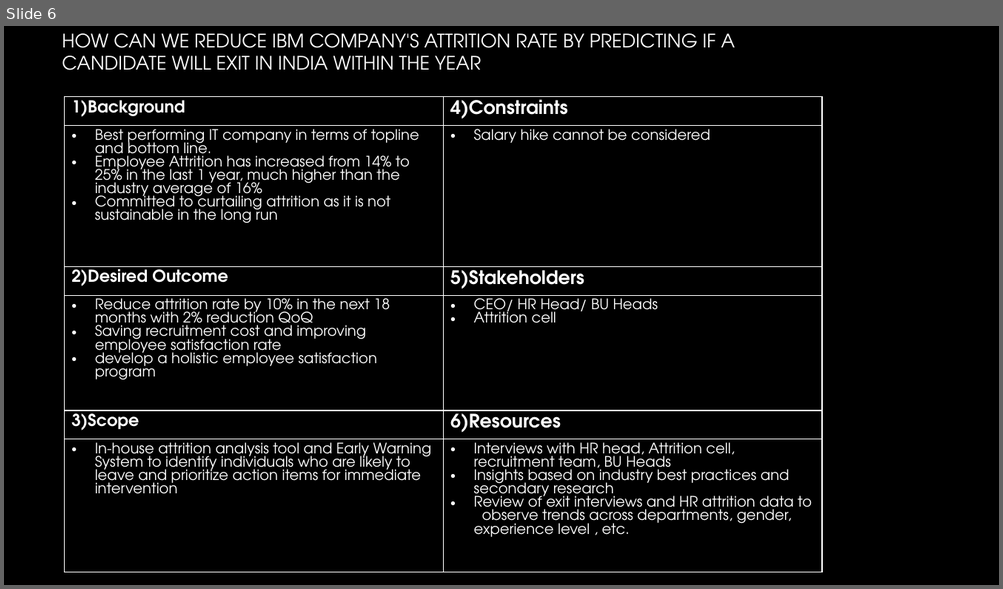
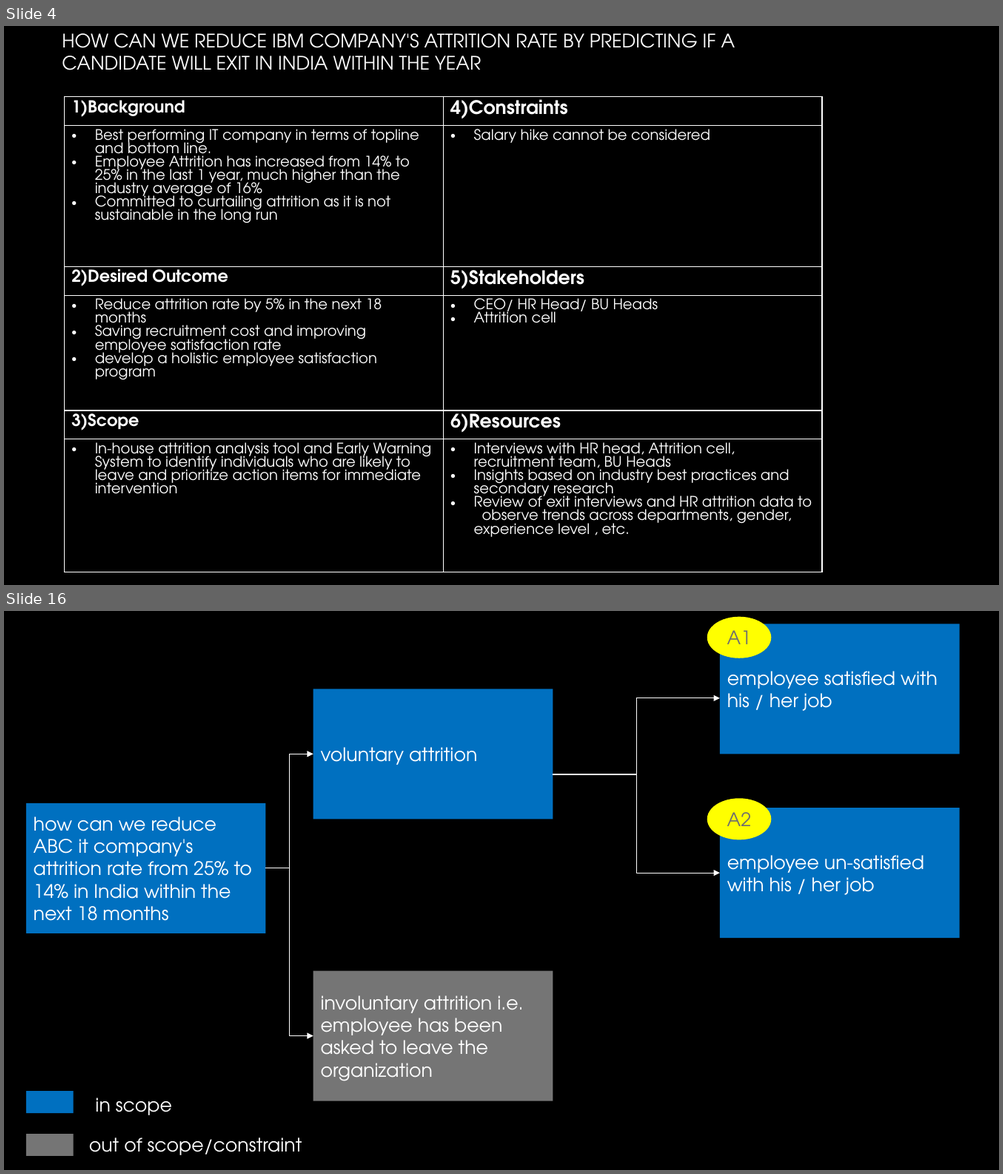
Before and after one commit to mmd52/HR_Employee_Attrition, a slide deck: Attrition Management.pptx. Shown one above the other, each under a label of ours: slide 6 before the commit, slides 4 and 16 after it; the slides between them are not shown. The pictures are 1003x589 and 1003x1174 pixels, drawn with LibreOffice and Linux fonts; fonts in the diff are those of the drawing; background and template pictures are left out. Boxes give left, top, right and bottom in pixels: in the first picture for what was removed or moved away, otherwise in the second. Text is boxed around its words. In the diff, an @@ line names an element or a change of style, - is before the commit and + after.

```diff
--- a/Attrition Management.pptx
+++ b/Attrition Management.pptx
@@ slide 16 added at box(4, 611, 999, 1170), background picture (left out) @@
@@ ellipse added at box(707, 617, 771, 659), fill #FFFF00, 18 pt, text #6F6F6F @@
+A1
@@ rectangle added at box(720, 624, 959, 755), fill #0070C0, 18 pt, text #FFFFFF @@
+employee satisfied with his / her job
@@ rectangle added at box(313, 689, 552, 819), fill #0070C0, 18 pt, text #FFFFFF @@
+voluntary attrition
@@ elbow arrow added from (553, 775) to (720, 698), #FFFFFF 0.75 pt @@
@@ elbow arrow added from (266, 869) to (313, 755), #FFFFFF 0.75 pt @@
@@ elbow arrow added from (553, 775) to (720, 873), #FFFFFF 0.75 pt @@
@@ rectangle added at box(26, 803, 266, 934), fill #0070C0, 18 pt, text #FFFFFF @@
+how can we reduce ABC it company's attrition rate from 25% to 14% in India within the next 18 months
@@ ellipse added at box(707, 798, 771, 840), fill #FFFF00, 18 pt, text #6F6F6F @@
+A2
@@ rectangle added at box(720, 808, 959, 939), fill #0070C0, 18 pt, text #FFFFFF @@
+employee un-satisfied with his / her job
@@ elbow arrow added from (266, 869) to (313, 1037), #FFFFFF 0.75 pt @@
@@ rectangle added at box(313, 971, 552, 1102), fill #767676, 18 pt, text #FFFFFF @@
+involuntary attrition i.e. employee has been asked to leave the organization
@@ rectangle added at box(26, 1091, 74, 1114), fill #0070C0 @@
@@ text added at box(95, 1098, 172, 1116), 18 pt, text #FFFFFF @@
+in scope
@@ rectangle added at box(26, 1134, 74, 1156), fill #767676 @@
@@ text added at box(89, 1138, 302, 1156), 18 pt, text #FFFFFF @@
+out of scope/constraint
@@ what was slide 6 is now slide 4 @@
@@ slide 4 changed as well @@
@@ table at box(65, 97, 822, 581) @@
-row 4, column 1: Reduce attrition rate by 10% in the next 18 months with 2% reduction QoQ / Saving recruitment cost and improving employee satisfaction rate / develop a holistic employee satisfaction program
+row 4, column 1: Reduce attrition rate by 5% in the next 18 months / Saving recruitment cost and improving employee satisfaction rate / develop a holistic employee satisfaction program
```
Also in this commit, not shown: 1 other slide changed, 27 other slides added, 3 slides removed, 8 other files.
